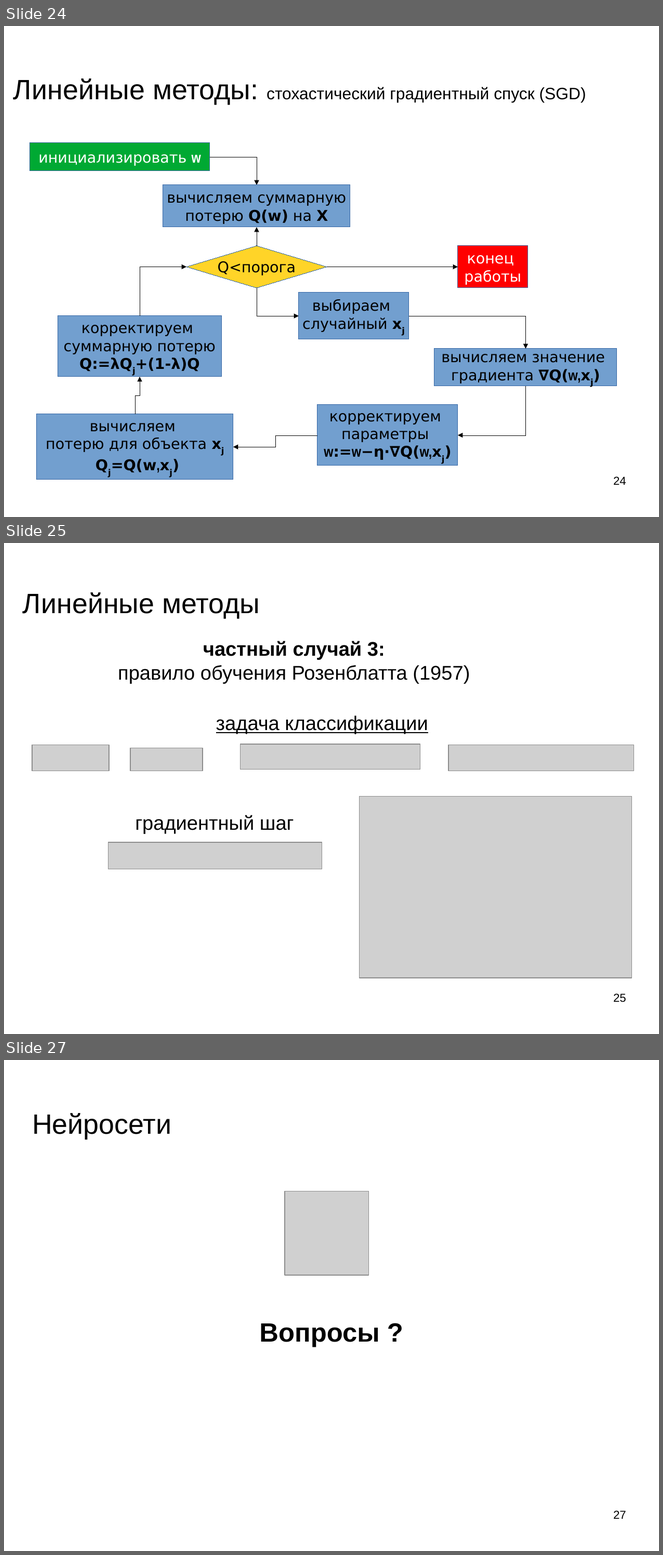
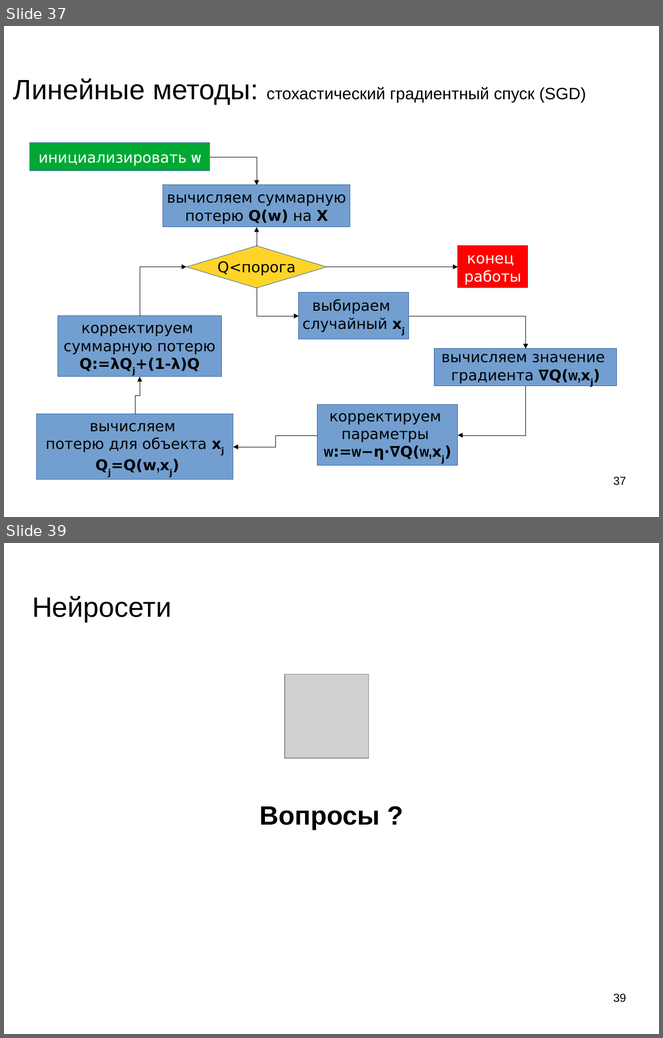
Before and after one commit to mechanoid5/ml_lectorium_legacy, a slide deck: 10-ann.odp. Shown one above the other, each under a label of ours: slides 24, 25 and 27 before the commit, slides 37 and 39 after it; the slides between them are not shown. The pictures are 663x1555 and 663x1038 pixels, drawn with LibreOffice and Linux fonts; fonts in the diff are those of the drawing; grey boxes stand for pictures; background and template pictures are left out. Boxes give left, top, right and bottom in pixels: in the first picture for what was removed or moved away, otherwise in the second. Text is boxed around its words. In the diff, an @@ line names an element or a change of style, - is before the commit and + after.

```diff
--- a/10-ann.odp
+++ b/10-ann.odp
@@ slide 25 removed at (x1=4, y1=543, x2=659, y2=1034), background picture (left out) @@
@@ title removed at (x1=23, y1=592, x2=260, y2=618) @@
-Линейные методы
@@ text removed at (x1=118, y1=641, x2=470, y2=684) @@
-частный случай 3:
-правило обучения Розенблатта (1957)
@@ text removed at (x1=216, y1=716, x2=428, y2=734) @@
-задача классификации
@@ picture removed at (x1=32, y1=745, x2=109, y2=771) @@
@@ picture removed at (x1=240, y1=745, x2=420, y2=770) @@
@@ picture removed at (x1=449, y1=745, x2=634, y2=771) @@
@@ picture removed at (x1=131, y1=748, x2=203, y2=771) @@
@@ picture removed at (x1=360, y1=797, x2=632, y2=979) @@
@@ text removed at (x1=135, y1=815, x2=294, y2=834) @@
-градиентный шаг
@@ picture removed at (x1=108, y1=843, x2=322, y2=870) @@
@@ page number removed at (x1=613, y1=994, x2=626, y2=1003) @@
-25
@@ what was slide 24 is now slide 37 @@
@@ page number at (x1=613, y1=477, x2=626, y2=486): text changed @@
-24
+37
@@ what was slide 27 is now slide 39 @@
@@ page number at (x1=613, y1=994, x2=626, y2=1003): text changed @@
-27
+39
```
Also in this commit, not shown: 5 slides changed, 13 slides added.
